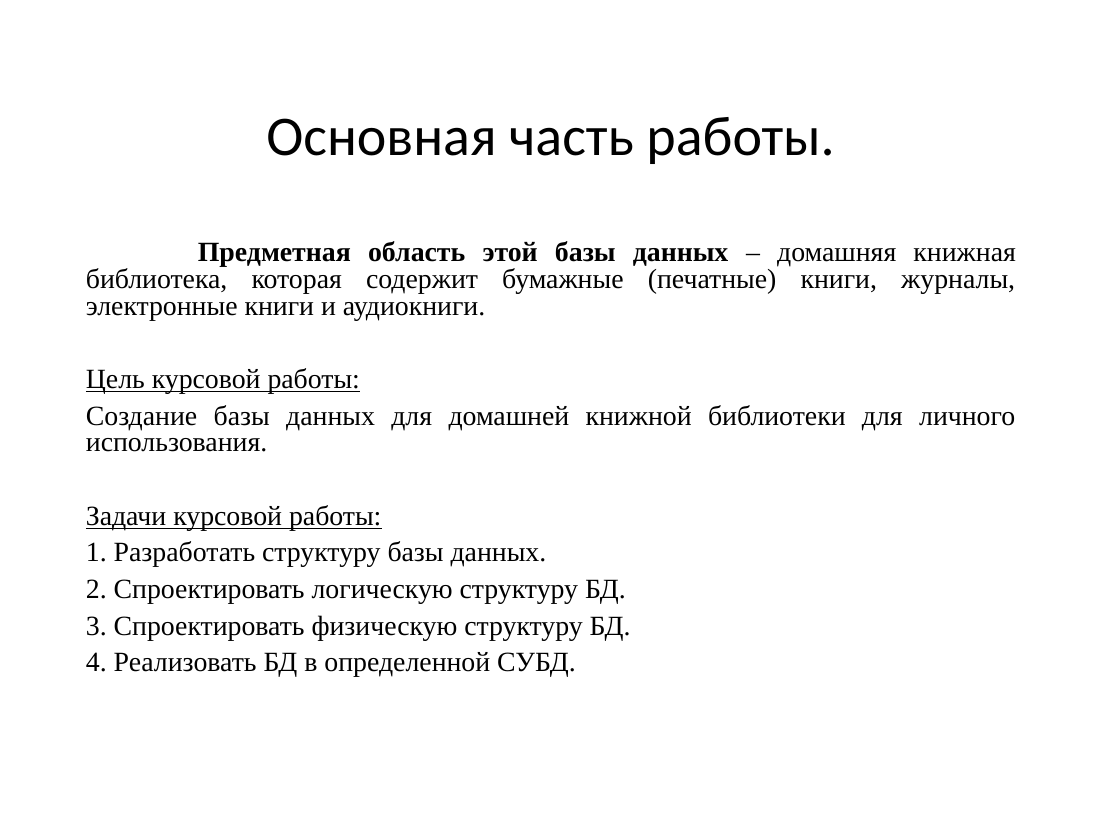
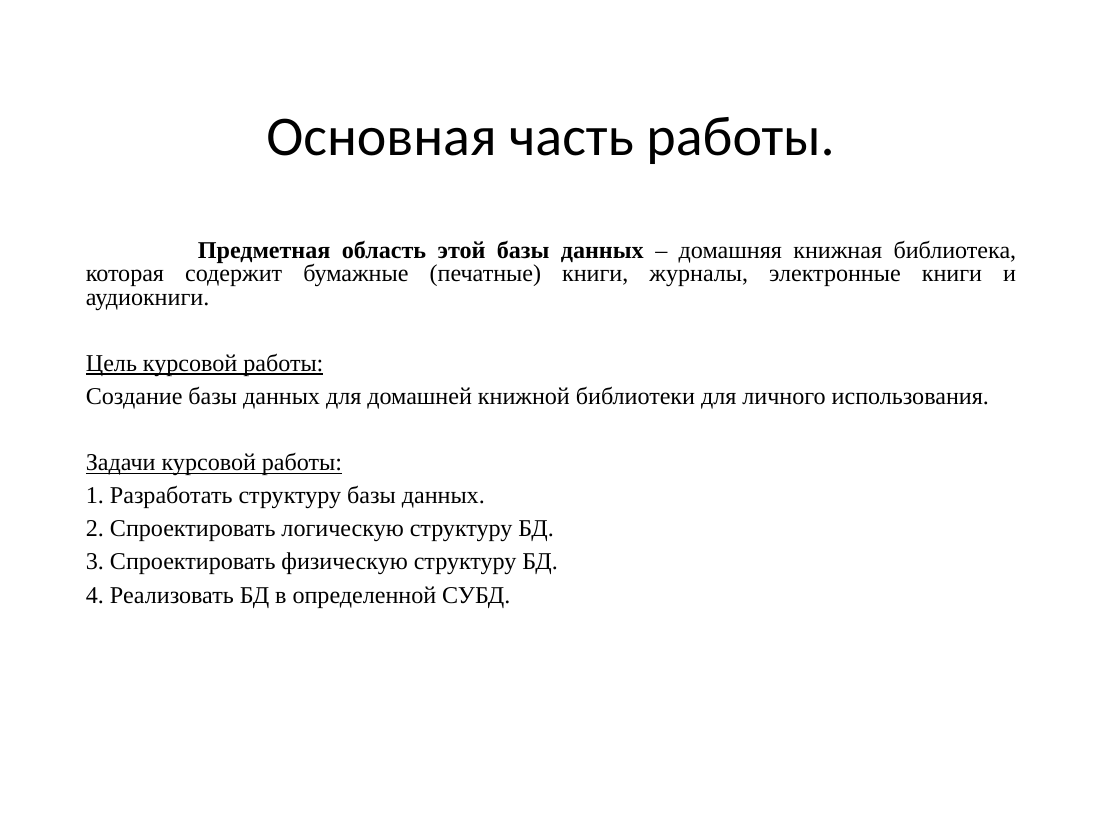
Before and after one commit to VividPhoenixGame/Kursovaya_Pungin, a slide deck: slide 2 of БД для домашней библиотеки1.pptx. Drawn at 1120x840 pixels with LibreOffice and Linux fonts; fonts in the diff are those of the drawing. Boxes give left, top, right and bottom in pixels: in the first picture for what was removed or moved away, otherwise in the second. Text is boxed around its words. In the diff, an @@ line names an element or a change of style, - is before the commit and + after.

```diff
--- a/БД для домашней библиотеки1.pptx
+++ b/БД для домашней библиотеки1.pptx
@@ text "Предметная область этой базы данных ..." at box(86, 240, 1017, 608): size 17.9 to 15.5 pt @@
```
Also in this commit, not shown: 1 other slide changed, 1 other file.
